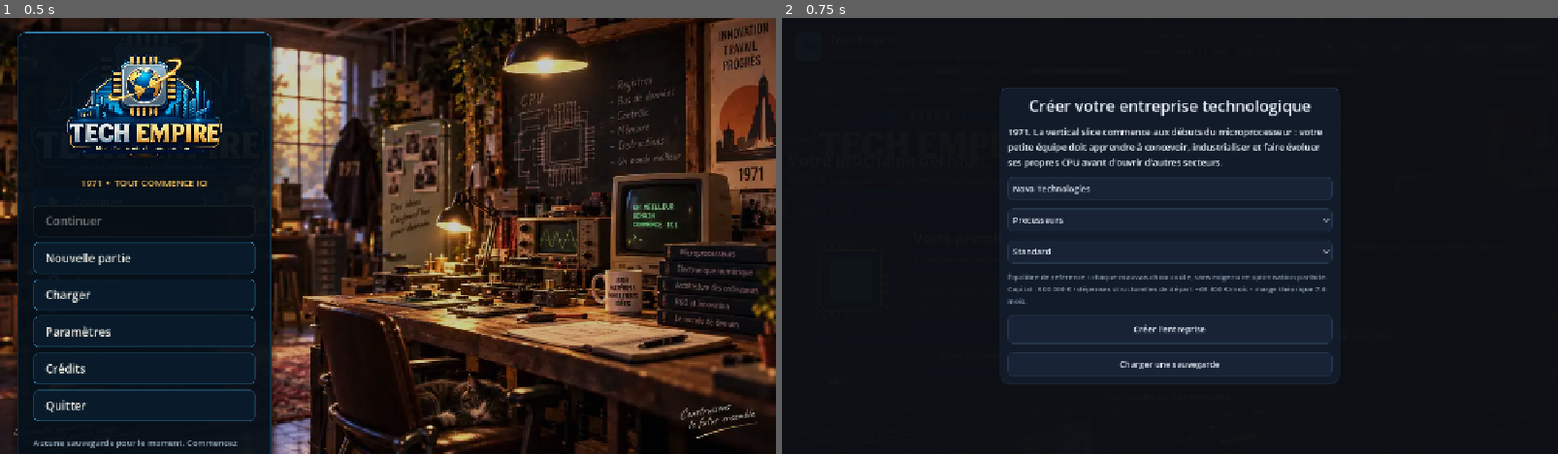
Above: before the commit, frames 1-2 (left to right).
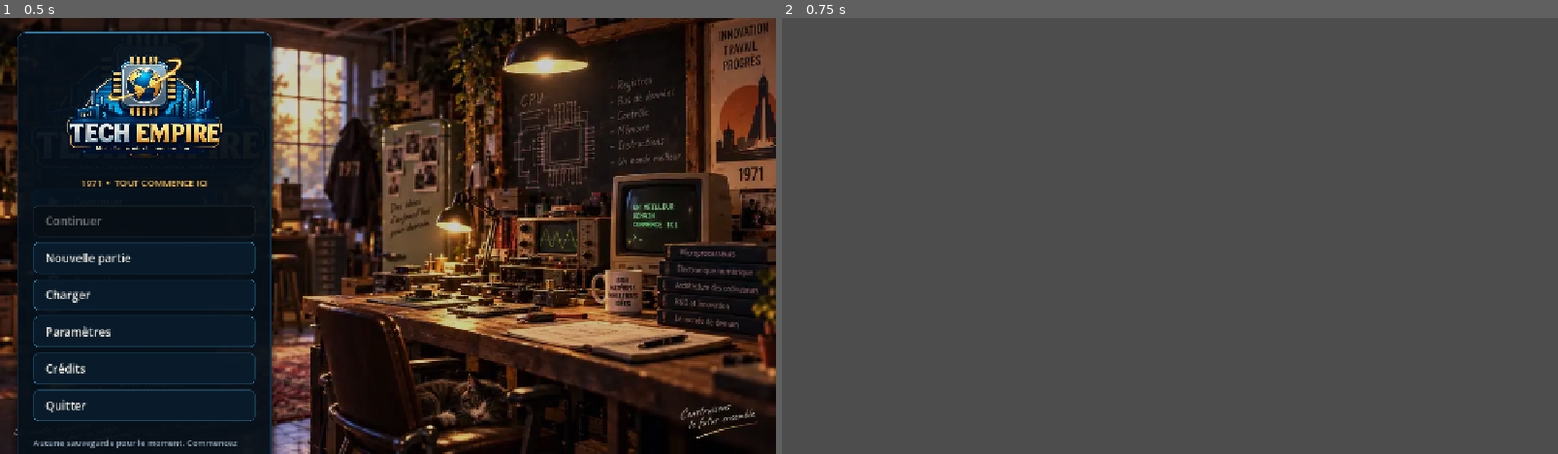
Above: after the commit, the same moments.

Repository: vadorus/addonhardwaregame2d
Game: Godot game, scene res://ui/MainMenuV031.tscn
Two runs of this game, one before a commit and one after it. Both use one fixed random seed, a clock stepped at 60 frames per second and the inputs below.
Inputs:
- Up to frame 1 (0.5 s): no input
- Up to frame 2 (0.75 s): click "Nouvelle partie" at 0.5 s

Frame 1 is identical in both runs. In frame 2, 99% of the frame differs, in the area x 0-100%, y 0-100%.
Error after the commit: Parse Error: Identifier "patent_lab_deep_details_container" not declared in the current scope. (res://main.gd:1023)

Commit message:
feat(ui): turn CPU lab into guided progressive workspace

Diff:
--- a/main.gd
+++ b/main.gd
@@ -103,8 +103,13 @@
 var rd_cache: HSlider
 var rd_node: OptionButton
 var rd_tdp: HSlider
+var lab_scroll: ScrollContainer
 var lab_layout_grid: GridContainer
 var lab_stats_grid: GridContainer
+var lab_wizard_status_label: Label
+var lab_advanced_container: VBoxContainer
+var lab_deep_details_container: VBoxContainer
+var lab_start_button: Button
 var lab_chip: Control
 var lab_profile_label: Label
 var lab_summary_label: Label
@@ -692,8 +697,8 @@
 	var hire := Button.new(); hire.text="Recruter ce candidat"; hire.pressed.connect(_hire_candidate); box.add_child(hire)
 
 func _create_research_tab():
-	var scroll := _tab_scroll("Laboratoire CPU")
-	var box: VBoxContainer = scroll.get_child(0)
+	lab_scroll = _tab_scroll("Laboratoire CPU")
+	var box: VBoxContainer = lab_scroll.get_child(0)
 
 	var heading := VBoxContainer.new()
 	box.add_child(heading)
@@ -702,6 +707,22 @@
 	var intro := _muted_label("Chaque choix technique change les performances, le coût, la consommation, le risque et le temps de développement.", 13)
 	intro.autowrap_mode = TextServer.AUTOWRAP_WORD_SMART
 	heading.add_child(intro)
+
+	var wizard_bar := HFlowContainer.new()
+	wizard_bar.add_theme_constant_override("h_separation", 8)
+	wizard_bar.add_theme_constant_override("v_separation", 8)
+	box.add_child(wizard_bar)
+	for step_data in [["1  Identité", 1], ["2  Technique", 2], ["3  Validation", 3], ["4  Lancer", 4]]:
+		var step_button := Button.new()
+		step_button.text = str(step_data[0])
+		step_button.custom_minimum_size = Vector2(128, 40)
+		var step_index := int(step_data[1])
+		step_button.pressed.connect(func(): _lab_go_to_step(step_index))
+		wizard_bar.add_child(step_button)
+
+	lab_wizard_status_label = _muted_label("Étape 1/4 • Donnez un nom au CPU, choisissez sa cible et l'intention de l'équipe.", 12)
+	lab_wizard_status_label.autowrap_mode = TextServer.AUTOWRAP_WORD_SMART
+	box.add_child(lab_wizard_status_label)
 
 	lab_layout_grid = GridContainer.new()
 	lab_layout_grid.columns = 2
@@ -742,18 +763,31 @@
 	rd_budget.value_changed.connect(func(_value): _refresh_cpu_preview())
 	_add_labeled_control(configuration_box, "Budget mensuel développement CPU", rd_budget)
 
-	configuration_box.add_child(_eyebrow("RECHERCHE CONTINUE CPU"))
+	var advanced_toggle := Button.new()
+	advanced_toggle.text = "Afficher les outils R&D avancés"
+	advanced_toggle.custom_minimum_size.y = 40
+	configuration_box.add_child(advanced_toggle)
+	lab_advanced_container = VBoxContainer.new()
+	lab_advanced_container.visible = false
+	lab_advanced_container.add_theme_constant_override("separation", 11)
+	configuration_box.add_child(lab_advanced_container)
+	advanced_toggle.pressed.connect(func():
+		lab_advanced_container.visible = not lab_advanced_container.visible
+		advanced_toggle.text = "Masquer les outils R&D avancés" if lab_advanced_container.visible else "Afficher les outils R&D avancés"
+	)
+
+	lab_advanced_container.add_child(_eyebrow("RECHERCHE CONTINUE CPU"))
 	var research_intro := _muted_label("L’équipe Recherche prépare les générations suivantes pendant que l’équipe Développement transforme les connaissances en produit. Les deux équipes sont désormais indépendantes.", 12)
 	research_intro.autowrap_mode = TextServer.AUTOWRAP_WORD_SMART
-	configuration_box.add_child(research_intro)
+	lab_advanced_container.add_child(research_intro)
 	research_overview_label = _muted_label("", 12)
 	research_overview_label.autowrap_mode = TextServer.AUTOWRAP_WORD_SMART
-	configuration_box.add_child(research_overview_label)
+	lab_advanced_container.add_child(research_overview_label)
 	var research_grid := GridContainer.new()
 	research_grid.columns = 2
 	research_grid.add_theme_constant_override("h_separation", 8)
 	research_grid.add_theme_constant_override("v_separation", 6)
-	configuration_box.add_child(research_grid)
+	lab_advanced_container.add_child(research_grid)
 	for research_key in ResearchManager.get_cpu_research_domain_keys():
 		research_grid.add_child(_muted_label(ResearchManager.get_cpu_research_label(str(research_key)), 12))
 		var allocation := _spin(0, 30, 1, 0)
@@ -761,64 +795,64 @@
 		research_grid.add_child(allocation)
 		research_alloc_controls[str(research_key)] = allocation
 	research_budget = _spin(0, 100000, 1000, 12000)
-	_add_labeled_control(configuration_box, "Budget mensuel recherche fondamentale", research_budget)
+	_add_labeled_control(lab_advanced_container, "Budget mensuel recherche fondamentale", research_budget)
 	var apply_research := Button.new()
 	apply_research.text = "Appliquer cette répartition de recherche"
 	apply_research.custom_minimum_size.y = 42
 	apply_research.pressed.connect(_apply_research_plan)
-	configuration_box.add_child(apply_research)
-
-	configuration_box.add_child(_eyebrow("R&D CONCEPT CPU"))
+	lab_advanced_container.add_child(apply_research)
+
+	lab_advanced_container.add_child(_eyebrow("R&D CONCEPT CPU"))
 	var concept_intro := _muted_label("Ces programmes ne visent pas forcément un produit immédiat. Ils servent de laboratoire avancé pour créer des technologies transférables aux générations futures.", 12)
 	concept_intro.autowrap_mode = TextServer.AUTOWRAP_WORD_SMART
-	configuration_box.add_child(concept_intro)
+	lab_advanced_container.add_child(concept_intro)
 	concept_axis = OptionButton.new()
 	for axis_value in ResearchManager.get_cpu_concept_axis_keys():
 		var axis := str(axis_value)
 		concept_axis.add_item(ResearchManager.get_cpu_concept_axis_label(axis))
 		concept_axis.set_item_metadata(concept_axis.item_count - 1, axis)
-	_add_labeled_control(configuration_box, "Axe expérimental", concept_axis)
+	_add_labeled_control(lab_advanced_container, "Axe expérimental", concept_axis)
 	concept_budget = _spin(5000, 150000, 2500, 15000)
-	_add_labeled_control(configuration_box, "Budget mensuel du programme", concept_budget)
+	_add_labeled_control(lab_advanced_container, "Budget mensuel du programme", concept_budget)
 	concept_ambition = OptionButton.new()
 	for data in [["Prudent",1],["Ambitieux",2],["Rupture",3]]:
 		concept_ambition.add_item(str(data[0]))
 		concept_ambition.set_item_metadata(concept_ambition.item_count - 1, int(data[1]))
 	concept_ambition.select(1)
-	_add_labeled_control(configuration_box, "Ambition", concept_ambition)
+	_add_labeled_control(lab_advanced_container, "Ambition", concept_ambition)
 	var concept_start := Button.new()
 	concept_start.text = "Lancer un programme Concept"
 	concept_start.custom_minimum_size.y = 42
 	concept_start.pressed.connect(_start_cpu_concept_program)
-	configuration_box.add_child(concept_start)
+	lab_advanced_container.add_child(concept_start)
 	concept_status_label = _muted_label("Aucun programme Concept actif.", 12)
 	concept_status_label.autowrap_mode = TextServer.AUTOWRAP_WORD_SMART
-	configuration_box.add_child(concept_status_label)
-
-	configuration_box.add_child(_eyebrow("RÉUNION D'ARCHITECTURE"))
+	lab_advanced_container.add_child(concept_status_label)
+
+	lab_advanced_container.add_child(_eyebrow("RÉUNION D'ARCHITECTURE"))
 	var generation_intro := _muted_label("Demandez à Camille et à l'équipe de transformer ce brief en trois plans de génération.", 12)
 	generation_intro.autowrap_mode = TextServer.AUTOWRAP_WORD_SMART
-	configuration_box.add_child(generation_intro)
+	lab_advanced_container.add_child(generation_intro)
 	var request_generation := Button.new()
 	request_generation.text = "Préparer 3 plans de génération"
 	request_generation.custom_minimum_size.y = 44
 	request_generation.pressed.connect(_request_cpu_generation_plans)
-	configuration_box.add_child(request_generation)
+	lab_advanced_container.add_child(request_generation)
 	cpu_generation_select = OptionButton.new()
 	cpu_generation_select.item_selected.connect(func(_index): _refresh_generation_plan_summary())
-	_add_labeled_control(configuration_box, "Plans proposés", cpu_generation_select)
+	_add_labeled_control(lab_advanced_container, "Plans proposés", cpu_generation_select)
 	var generation_panel := PanelContainer.new()
 	generation_panel.add_theme_stylebox_override("panel", _stylebox(APP_CYAN_DARK, 10, 1, APP_CYAN, 11))
 	cpu_generation_summary_label = _muted_label("Aucun plan préparé. Définissez le brief puis lancez la réunion d'architecture.", 12)
 	cpu_generation_summary_label.autowrap_mode = TextServer.AUTOWRAP_WORD_SMART
 	cpu_generation_summary_label.custom_minimum_size.y = 155
 	generation_panel.add_child(cpu_generation_summary_label)
-	configuration_box.add_child(generation_panel)
+	lab_advanced_container.add_child(generation_panel)
 	var apply_generation := Button.new()
 	apply_generation.text = "Appliquer le plan sélectionné"
 	apply_generation.custom_minimum_size.y = 44
 	apply_generation.pressed.connect(_apply_selected_generation_plan)
-	configuration_box.add_child(apply_generation)
+	lab_advanced_container.add_child(apply_generation)
 
 	configuration_box.add_child(_eyebrow("ARCHITECTURE CPU"))
 	var preset_row := HFlowContainer.new()
@@ -888,13 +922,13 @@
 	lab_remediation_accept_button.pressed.connect(_accept_cpu_remediation)
 	configuration_box.add_child(lab_remediation_accept_button)
 
-	var start := Button.new()
-	start.text = "Lancer ce CPU en développement"
-	start.custom_minimum_size.y = 50
-	start.pressed.connect(_start_project)
-	configuration_box.add_child(start)
-
-	var preview_card := _card(APP_PANEL, 14, 16)
+	lab_start_button = Button.new()
+	lab_start_button.text = "Lancer ce CPU en développement"
+	lab_start_button.custom_minimum_size.y = 50
+	lab_start_button.pressed.connect(_start_project)
+	configuration_box.add_child(lab_start_button)
+
+	var preview_card := _card(Color(0.045, 0.085, 0.125, 0.94), 14, 16)
 	preview_card.size_flags_horizontal = Control.SIZE_EXPAND_FILL
 	lab_layout_grid.add_child(preview_card)
 	var preview_box := VBoxContainer.new()
@@ -956,26 +990,39 @@
 	warning_panel.add_child(lab_warning_label)
 	preview_box.add_child(warning_panel)
 
-	box.add_child(_section("Savoir-faire de l'entreprise"))
+	var deep_toggle := Button.new()
+	deep_toggle.text = "Afficher savoir-faire, rapports et brevets"
+	deep_toggle.custom_minimum_size.y = 40
+	box.add_child(deep_toggle)
+	lab_deep_details_container = VBoxContainer.new()
+	lab_deep_details_container.visible = false
+	lab_deep_details_container.add_theme_constant_override("separation", 10)
+	box.add_child(lab_deep_details_container)
+	deep_toggle.pressed.connect(func():
+		lab_deep_details_container.visible = not lab_deep_details_container.visible
+		deep_toggle.text = "Masquer savoir-faire, rapports et brevets" if lab_deep_details_container.visible else "Afficher savoir-faire, rapports et brevets"
+	)
+
+	lab_deep_details_container.add_child(_section("Savoir-faire de l'entreprise"))
 	var tech_card := _card(APP_SHELL, 12, 12)
 	tech_label = _rich_label()
 	tech_card.add_child(tech_label)
-	box.add_child(tech_card)
-
-	box.add_child(_section("Pipeline R&D et rapports de Camille"))
+	lab_deep_details_container.add_child(tech_card)
+
+	lab_deep_details_container.add_child(_section("Pipeline R&D et rapports de Camille"))
 	var projects_card := _card(APP_SHELL, 12, 12)
 	projects_label = _rich_label()
 	projects_card.add_child(projects_label)
-	box.add_child(projects_card)
-
-	box.add_child(_section("Brevets"))
+	lab_deep_details_container.add_child(projects_card)
+
+	lab_deep_details_container.add_child(_section("Brevets"))
 	var patent_card := _card(APP_SHELL, 12, 12)
 	var patent_box := VBoxContainer.new()
 	patent_card.add_child(patent_box)
 	patents_label = _rich_label()
-	patent_box.add_child(patents_label)
+	patent_lab_deep_details_container.add_child(patents_label)
 	var patent_actions := HFlowContainer.new()
-	patent_box.add_child(patent_actions)
+	patent_lab_deep_details_container.add_child(patent_actions)
 	var file_pat := Button.new()
 	file_pat.text = "Déposer le premier brevet candidat (8 000 €)"
 	file_pat.pressed.connect(_file_patent)
@@ -984,11 +1031,33 @@
 	license_pat.text = "Activer / désactiver la licence"
 	license_pat.pressed.connect(_toggle_patent_license)
 	patent_actions.add_child(license_pat)
-	box.add_child(patent_card)
+	lab_deep_details_container.add_child(patent_card)
 
 	lab_reference_design = CPU_DESIGN.default_design()
 	lab_reference_name = "Design équilibré"
 	_refresh_cpu_preview()
+
+func _lab_go_to_step(step: int):
+	if lab_scroll == null:
+		return
+	var target: Control = null
+	match step:
+		1:
+			lab_wizard_status_label.text = "Étape 1/4 • Identité : nom, marché cible, méthode et priorité."
+			target = rd_name
+		2:
+			lab_wizard_status_label.text = "Étape 2/4 • Technique : choisissez l'architecture et observez immédiatement les compromis."
+			target = rd_cores
+		3:
+			lab_wizard_status_label.text = "Étape 3/4 • Validation : l'équipe traduit les chiffres en conséquences, risques et solutions."
+			target = lab_team_guidance_label
+		4:
+			lab_wizard_status_label.text = "Étape 4/4 • Lancement : vérifiez coût, délai et adéquation au marché avant de démarrer."
+			target = lab_start_button
+	if target != null:
+		lab_scroll.ensure_control_visible(target)
+		if target.focus_mode != Control.FOCUS_NONE:
+			target.grab_focus()
 
 func _add_labeled_control(parent: VBoxContainer, title: String, control: Control):
 	var field := VBoxContainer.new()
